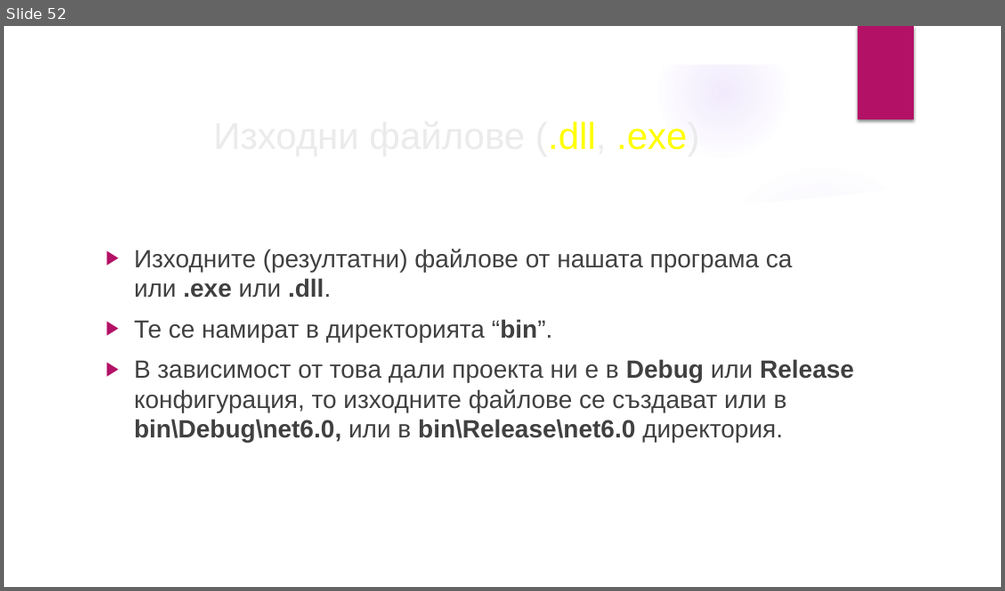
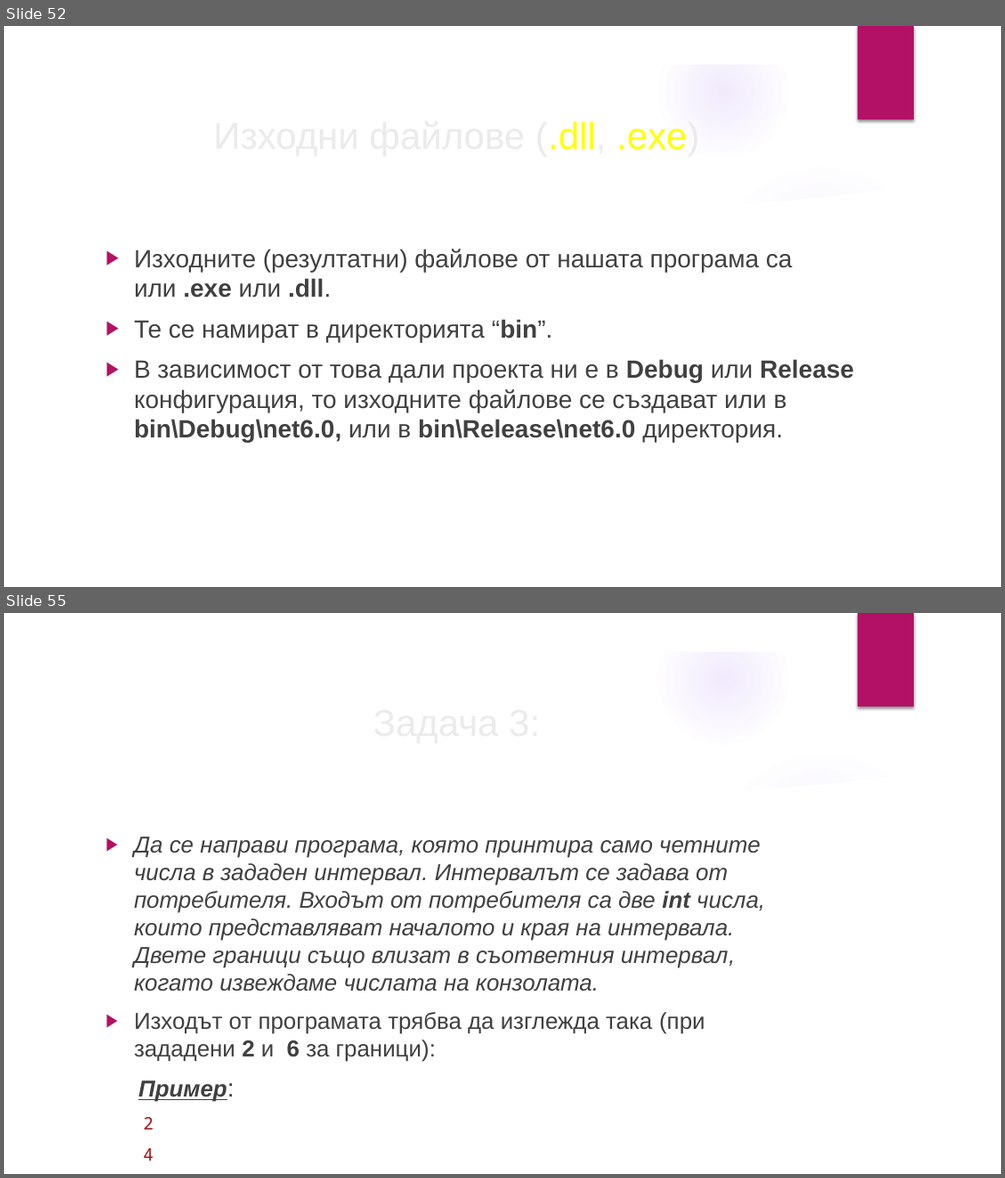
Before and after one commit to velizar92/CSharp-Programming-Presentations, a slide deck: C# Basics.pptx. Shown one above the other, each under a label of ours: slide 52 before the commit, slides 52 and 55 after it; the slides between them are not shown. The pictures are 1005x591 and 1005x1178 pixels, drawn with LibreOffice and Linux fonts; fonts in the diff are those of the drawing; background and template pictures are left out. Boxes give left, top, right and bottom in pixels: in the first picture for what was removed or moved away, otherwise in the second. Text is boxed around its words. In the diff, an @@ line names an element or a change of style, - is before the commit and + after.

```diff
--- a/C# Basics.pptx
+++ b/C# Basics.pptx
@@ slide 55 added at box(4, 613, 1001, 1174), background picture (left out); not listed: 9 template elements that a slide beside it also shows @@
@@ title added at box(98, 692, 815, 750), 36 pt, text #EBEBEB @@
+Задача 3:
@@ text added at box(134, 836, 765, 1160), 22.2 pt, text #404040, italic @@
+▶ Да се направи програма, която принтира само четните числа в зададен интервал. Интервалът се задава от потребителя. Входът от потребителя са две int числа, които представляват началото и края на интервала. Двете граници също влизат в съответния интервал, когато извеждаме числата на конзолата.
+▶ Изходът от програмата трябва да изглежда така (при зададени 2 и 6 за граници):
+  Пример:
+  2
+  4
+  6
```
Also in this commit, not shown: 5 other slides added.
